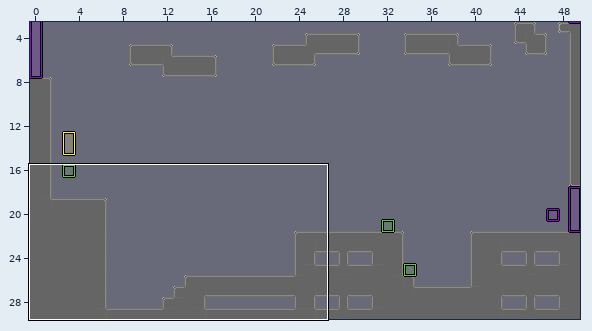
An edit to a level. LDtk project, Assets/Resources/TileMap/Level1-1/1-1.ldtk. Above, an overview of the earlier version with the close-up marked.
Close-up. The starting point:
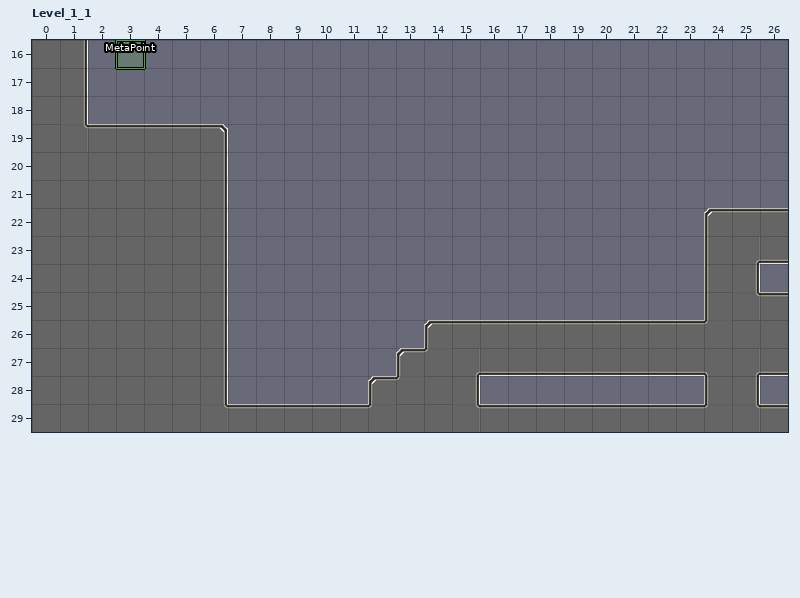
Cells are 32x32 px. Shown: Level_1_1 x 0..26, y 16..29. The commit also changed other parts of the map, which this record leaves out.
After:
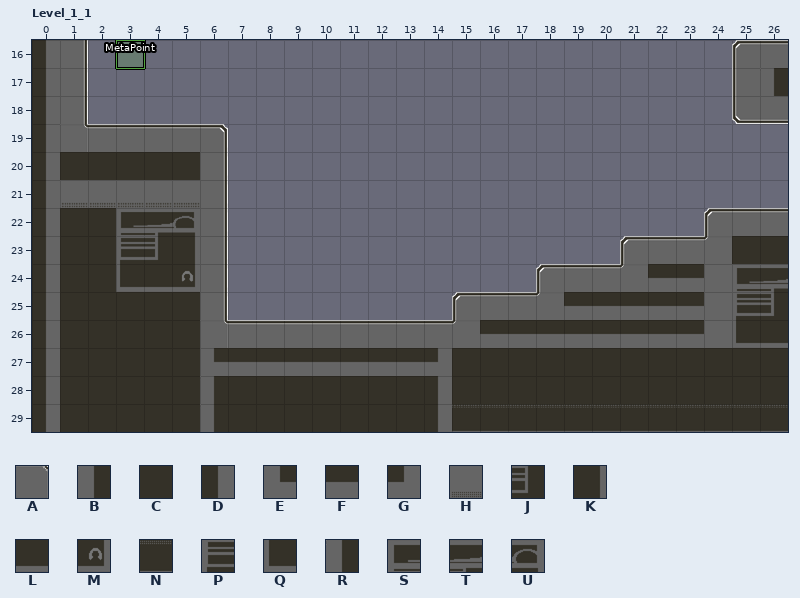
Key: from "L1_wall": A 1 "wall"; from "_01_tileset_02": B 59, C 60, D 61, E 75, F 76, G 77, H 88, J 102, K 103, L 118, M 119, N 137, P 60 under 101, Q 60 under 117, R 60 under 59, S 60 under 85, T 60 under 86, U 60 under 87.
_ is an empty cell.
Diff:
Changed rows in their new state; . is an unchanged cell.
Layer "L1_wall":
first column x 25:
16 AA
17 AA
18 AA
first column x 7:
23 ..............AAA...
24 ...........AAAAAA..A
25 ........AAAAAAAAA...
26 AAAAAAA.............
27 AAAAAA..............
28 AAAAA....AAAAAAAA..A
Layer "Zhuangshi_L1":
first column x 0:
16 D..........................
17 D.........................R
18 D..........................
19 D..........................
20 DCCCCC.....................
21 DHHHHH.....................
22 DCCSTU.....................
23 DCCPJK...................CC
24 DCCQLM................FF.ST
25 DCCCCC.............FFFFF.PJ
26 DCCCCC..........FFFFFFFF.QL
27 DCCCCCEFFFFFFFGCCCCCCCCCCCC
28 DCCCCCBCCCCCCCDCCCCCCCCCCCC
29 DCCCCCBCCCCCCCDNNNNNNNNNNNN
